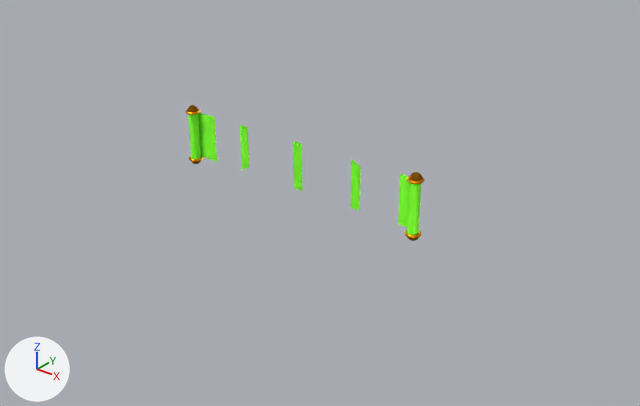
The Blender file src/img/ProgressBar.blend: old version first, new version second.
Both versions are drawn from a 50 mm camera at (9.5, -11.14, 6.39) aimed at (0.69, -0.13, -0.44). The lights are fixed; the arrows at lower left show +X, +Y and +Z.
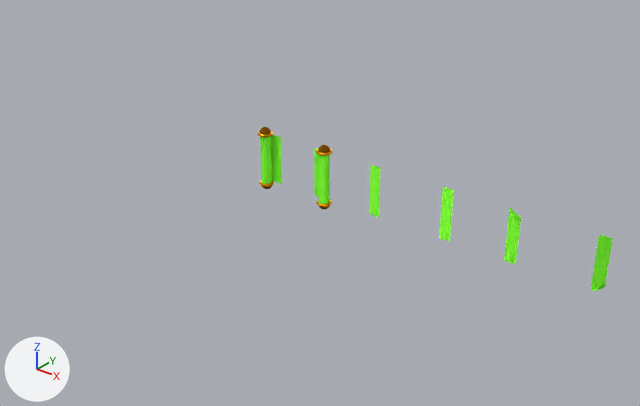
Commit message: update progress bar design with stripes

Boxes [x1, y1, x2, y2] around the edits, measured in the pictures (640 x 406 px; the box of a moved part takes in the faces that stretch with it):
'Cylinder', moved: before [188, 114, 421, 235]; after [260, 136, 330, 204]
'Plane.004', reshaped, modifiers changed: before [198, 113, 409, 227]; after [271, 135, 319, 197]
'Plane.006', moved, turned: before [240, 125, 249, 170]; after [591, 234, 613, 291]
'Plane', moved: before [293, 141, 302, 191]; after [439, 187, 454, 242]
'Plane.008', added (green): after [504, 208, 522, 264]
'Plane.007', added (green): after [369, 165, 380, 217]
'Plane.005', deleted (green): before [351, 159, 361, 211]
'Torus', moved: before [186, 109, 424, 238]; after [258, 131, 332, 207]
'Sphere', moved: before [187, 105, 422, 241]; after [260, 127, 330, 209]
part 1 of me_plane_004, deleted (green): before [198, 113, 217, 162]
part 2 of me_plane_004, moved or reshaped: before [398, 174, 409, 227]; after [271, 135, 319, 197]

The change, as a list of edits to the scene's bpy script:
```text
Change me_plane_004:
    where me_plane_004.from_pydata(...)  # 8 vertices, 2 faces; spans x -2.06..2.06, y -1.0..1.0, z 0.0
    used by ob_plane_004; location = (0.0, 0.09, 0.0); rotation_euler = (1.571, 0.0, 0.0), in degrees (90, 0, 0); scale = (1.26, 0.464, 1.26)
    verts and faces of me_plane_004; kept vertices keep their numbers, new ones are numbered from 8
    before: 0 (-2.06, -1.0, 0.0), 2 (-2.06, 1.0, 0.0), 4 (-1.64, -1.0, 0.0) at pixel (217, 161), 7 (-1.64, 1.0, 0.0) at pixel (214, 117)
    before: 1 (2.06, -1.0, 0.0), 3 (2.06, 1.0, 0.0), 5 (1.75, -1.0, 0.0) at pixel (398, 224), 6 (1.75, 1.0, 0.0) at pixel (400, 173)
    me_plane_004 part 1
    add delete_vertices([0, 2, 4, 7])  # with the faces that use them
    me_plane_004 part 2
    add delete_vertices([1, 3, 5, 6])  # with the faces that use them
    add verts[8] = (0.56, -1.0, 0.0)  # pixel (328, 200)
    add verts[9] = (0.56, 1.0, 0.0)
    add verts[10] = (0.31, -1.0, 0.0)  # pixel (314, 195)
    add verts[11] = (0.31, 1.0, 0.0)  # pixel (314, 147)
    add faces += [(8, 9, 11, 10)]
Add me_plane_010:
    me_plane_010.from_pydata([(-0.04, -0.67, -0.06), (0.08, -1.0, 0.0), (0.08, 1.0, 0.0), (-0.08, 1.0, 0.0), (-0.08, -0.57, 0.0), (0.08, -0.57, 0.0), (-0.09, -0.7, 0.01), (0.04, -0.97, -0.03), (-0.03, -0.81, -0.05), (-0.08, -0.67, 0.0)], [], [(4, 5, 2, 3), (5, 4, 1), (1, 4, 6, 7), (6, 9, 8, 7), (9, 0, 8)])
    me_plane_010.materials.append(mat_green)  # green #77f432
Change ob_plane_006:
    ob_plane_006.location: (-1.3, 0.09, 0.0) -> (5.71, 0.09, 0.0)
    ob_plane_006.rotation_euler: (-1.571, 0.0, 0.0) -> (1.571, 0.0, -3.142)  # degrees (-90, 0, 0) -> degrees (90, 0, -180)
Remove ob_plane_005:
    ob_plane_005 = bpy.data.objects.new('Plane.005', me_plane_005)
    ob_plane_005.location = (1.3, 0.09, 0.0)
    ob_plane_005.rotation_euler = (1.571, 0.0, 0.0)  # degrees (90, 0, 0)
    ob_plane_005.scale = (1.26, 0.464, 1.26)
Change ob_plane_004:
    add _m = ob_plane_004.modifiers.new('Mirror', 'MIRROR')
    add _m.mirror_object = ob_center
Change ob_plane:
    ob_plane.location: (0.0, 0.09, 0.0) -> (3.11, 0.09, 0.0)
Change ob_sphere:
    ob_sphere.location: (2.56, 0.0, 0.51) -> (0.68, 0.0, 0.51)
Change ob_torus:
    ob_torus.location: (2.56, 0.0, 0.49) -> (0.68, 0.0, 0.49)
Change ob_cylinder:
    ob_cylinder.location: (2.56, 0.0, 0.0) -> (0.68, 0.0, 0.0)
Add ob_plane_007:
    ob_plane_007 = bpy.data.objects.new('Plane.007', me_plane.copy())  # the mesh of ob_plane
    ob_plane_007.location = (1.7, 0.09, 0.0)
    ob_plane_007.rotation_euler = (1.571, 0.0, -3.142)  # degrees (90, 0, -180)
    ob_plane_007.scale = (1.26, 0.464, 1.26)
Add ob_plane_008:
    ob_plane_008 = bpy.data.objects.new('Plane.008', me_plane_010)
    ob_plane_008.location = (4.29, 0.09, 0.0)
    ob_plane_008.rotation_euler = (1.571, 3.142, -3.142)  # degrees (90, 180, -180)
    ob_plane_008.scale = (-1.26, 0.464, 1.26)
```
